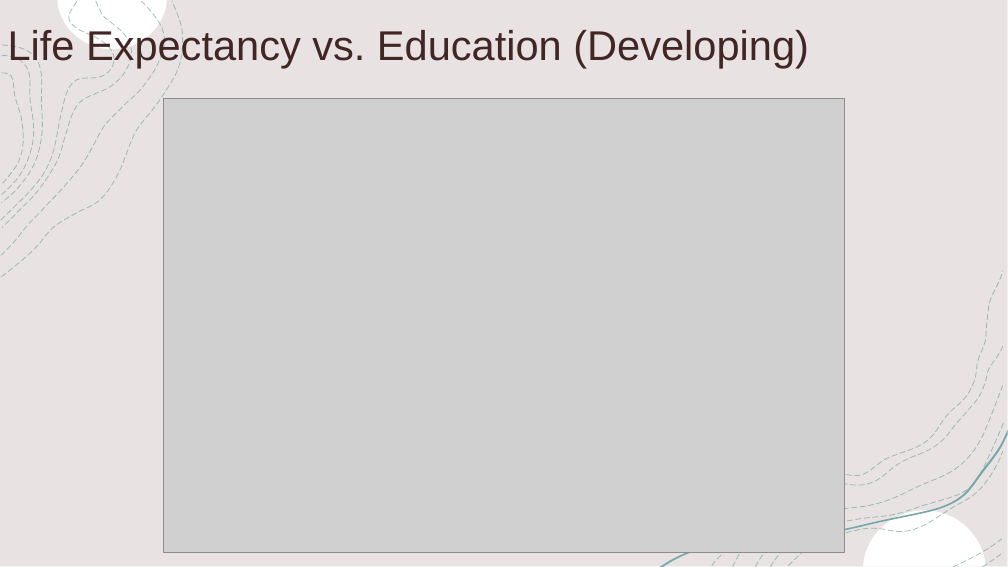
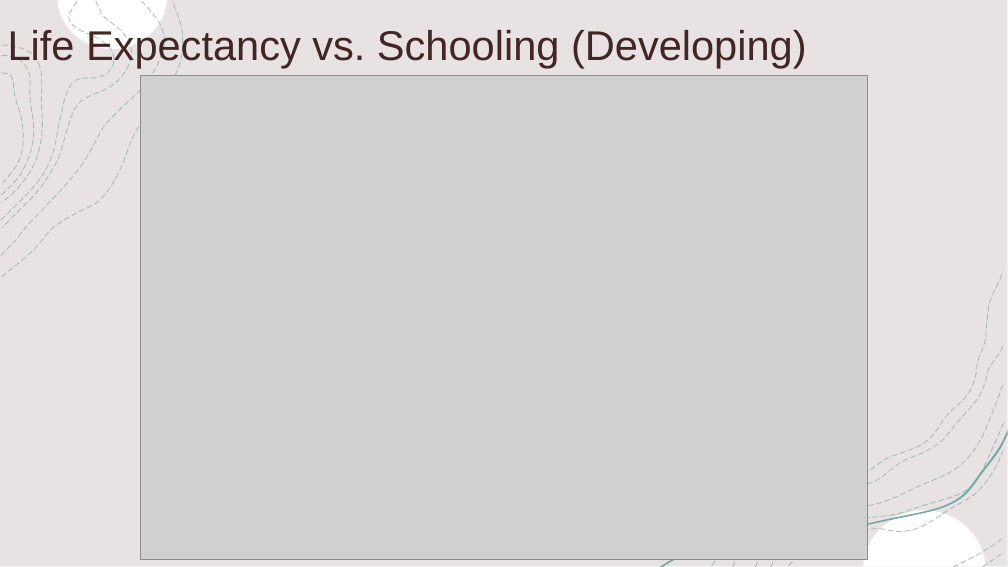
Before and after one commit to jaryan77/TeamTitans_Project_1, a slide deck: slide 8 of Life Expectancy Presentation.pptx (slide 6 before the commit). Drawn at 1008x567 pixels with LibreOffice and Linux fonts; fonts in the diff are those of the drawing; grey boxes stand for pictures. Boxes give left, top, right and bottom in pixels: in the first picture for what was removed or moved away, otherwise in the second. Text is boxed around its words. In the diff, an @@ line names an element or a change of style, - is before the commit and + after.

```diff
--- a/Life Expectancy Presentation.pptx
+++ b/Life Expectancy Presentation.pptx
@@ title at [8, 27, 807, 68]: text changed @@
-Life Expectancy vs. Education (Developing)
+Life Expectancy vs. Schooling (Developing)
@@ picture: place and size @@
-picture at [164, 99, 845, 553]
+picture at [141, 75, 867, 560]
```
Also in this commit, not shown: 4 other slides changed, 4 slides added, 4 slides removed, 14 other files.
